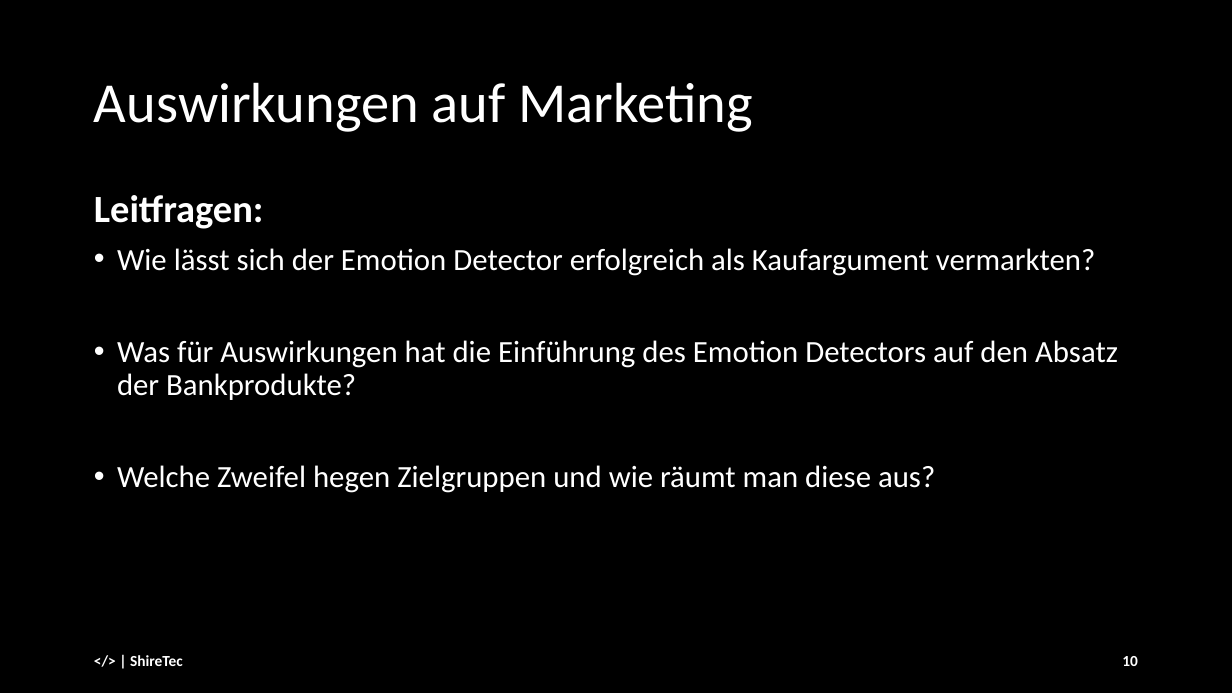
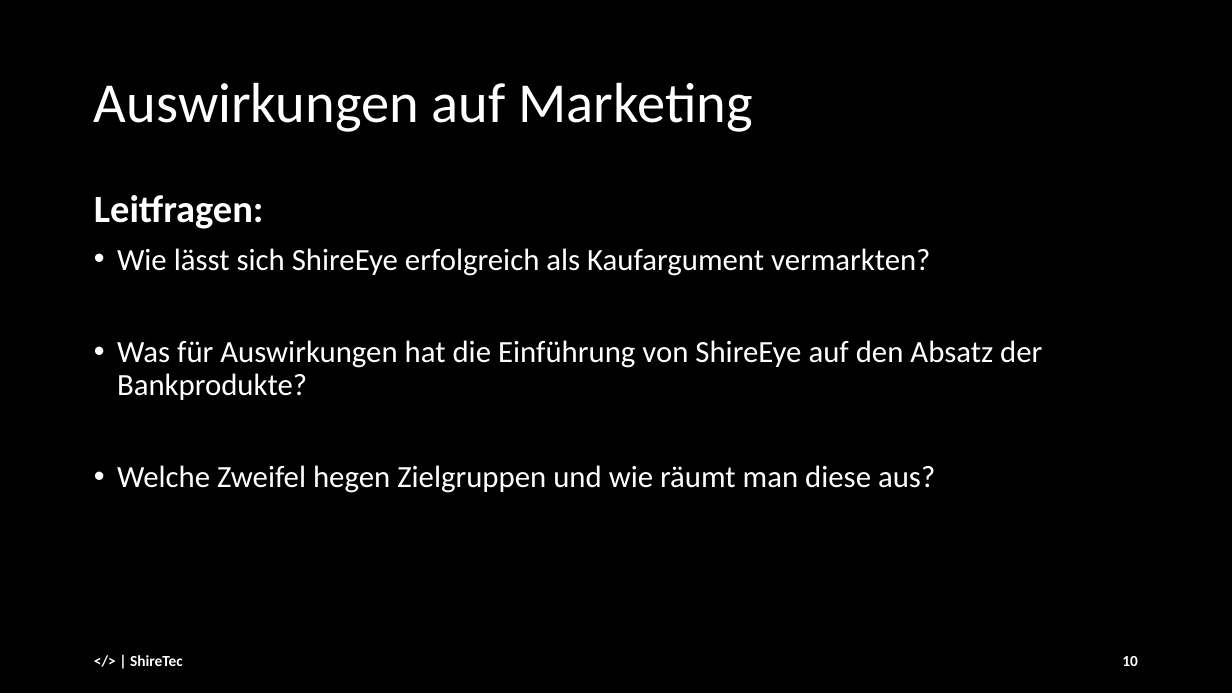
Before and after one commit to andre-anan-gilbert/Real-time-Facial-Age-and-Emotion-Recognition, a slide deck: slide 10 of docs/slides/Final_Presentation_25_01.pptx. Drawn at 1232x693 pixels with LibreOffice and Linux fonts; fonts in the diff are those of the drawing. Boxes give left, top, right and bottom in pixels: in the first picture for what was removed or moved away, otherwise in the second. Text is boxed around its words. In the diff, an @@ line names an element or a change of style, - is before the commit and + after.

Commit message:
renamed Emotion Detector to ShireEye

```diff
--- a/docs/slides/Final_Presentation_25_01.pptx
+++ b/docs/slides/Final_Presentation_25_01.pptx
@@ text at (117,248,1042,400): text changed @@
-• Wie lässt sich der Emotion Detector erfolgreich als Kaufargument vermarkten?
-• Was für Auswirkungen hat die Einführung des Emotion Detectors auf den Absatz der Bankprodukte?
+• Wie lässt sich ShireEye erfolgreich als Kaufargument vermarkten?
+• Was für Auswirkungen hat die Einführung von ShireEye auf den Absatz der Bankprodukte?
```
